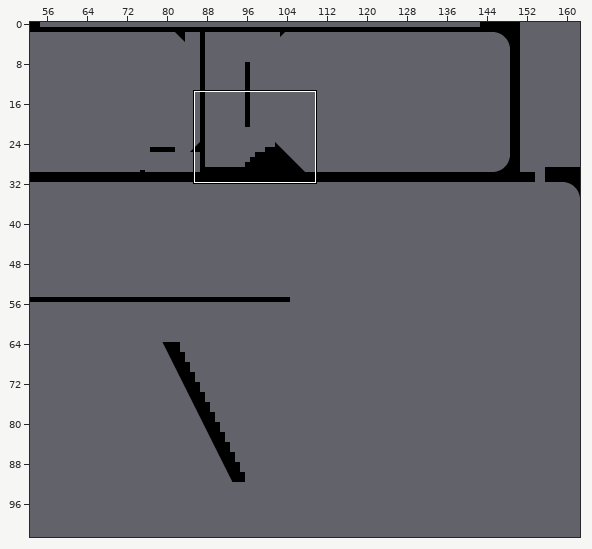
One commit to this Tiled map (JSON): app/assets/map/ceiling-test.json. Above: a wide view before the commit, with the close-up outlined.
Close-up. First the earlier version:
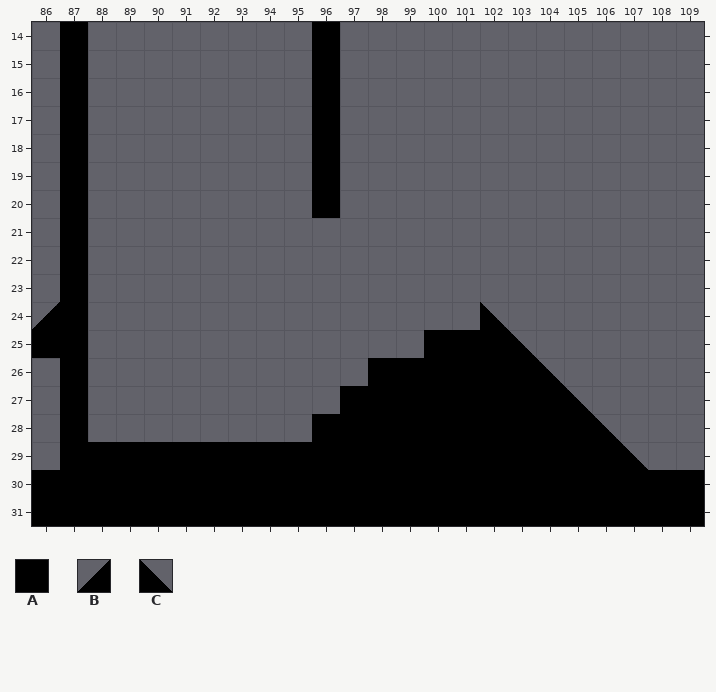
Cells are 32x32 px. Shown: x 86..109, y 14..31. The commit also changed other parts of the map, which this record leaves out.
Key: from "shapes": A 1, B 68, C 90.
_ is an empty cell.
Objects are placed by their top-left corner, in cells (3,4 is the top-left corner of cell 3,4); size is 1x1 cell unless given.
Layers that did not change in this view are not listed.
Layer "Collision 0" before, first column x 86:
14 _A________A_____________
15 _A________A_____________
16 _A________A_____________
17 _A________A_____________
18 _A________A_____________
19 _A________A_____________
20 _A________A_____________
21 _A______________________
22 _A______________________
23 _A______________________
24 BA______________C_______
25 AA____________AAAC______
26 _A__________AAAAAAC_____
27 _A_________AAAAAAAAC____
28 _A________AAAAAAAAAAC___
29 _AAAAAAAAAAAAAAAAAAAAC__
30 AAAAAAAAAAAAAAAAAAAAAAAA
31 AAAAAAAAAAAAAAAAAAAAAAAA
After the commit:
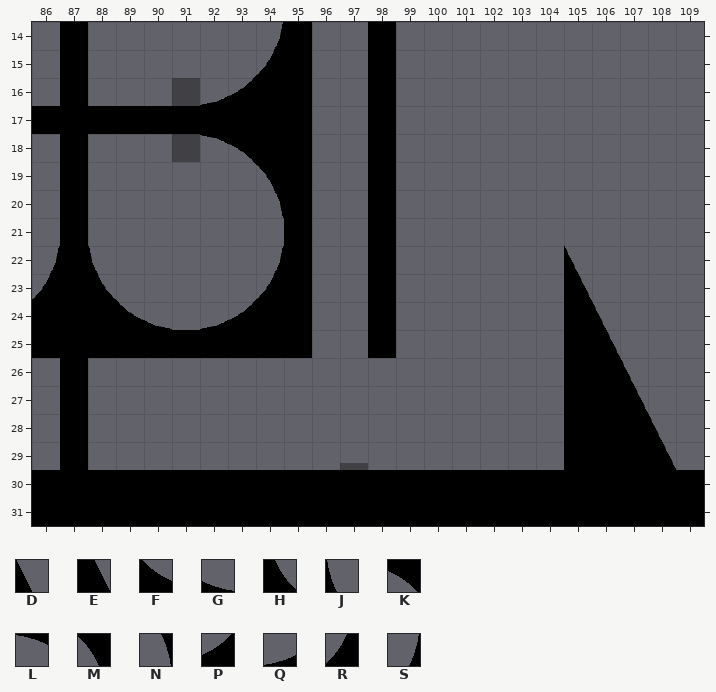
Further tiles: from "shapes": D 5, E 6, F 10, G 11, H 12, J 13, K 54, L 55, M 56, N 57, P 76, Q 77, R 78, S 79.
Tiles of an added or newly shown layer are drawn over the layers below it.
What changed:
layer "objects" opacity 100% -> 35%
Layer "objects":
added: A "layer-switch" at 91,16 size 1x1.2
added: A "layer-switch" at 91,17.8 size 1x1.2
added: A "spring" at 97,29.8 size 1x0.2
Layer "Collision 0":
y 14..20: x 96 A -> _; x 98 _ -> A
y 21: x 98 _ -> A
y 22: x 98 _ -> A; x 105 _ -> D
y 23: x 98 _ -> A; x 105 _ -> E
y 24: x 86 B -> _; x 98 _ -> A; x 102 C -> _; x 105..106 __ -> AD
y 25: x 98 _ -> A; x 100..103 AAAC -> ____; x 105..106 __ -> AE
y 26: x 98..107 AAAAAAC___ -> _______AAD
y 27: x 97..107 AAAAAAAAC__ -> ________AAE
y 28: x 96..104 AAAAAAAAA -> _________; x 106..108 C__ -> AAD
y 29: x 88..104 AAAAAAAAAAAAAAAAA -> _________________; x 107..108 C_ -> AE
Layer "Collision 1" (added):
y 17: x 86 _ -> A; x 88..90 ___ -> AAA
Layer "Collision 2" (added):
y 14: x 94..95 __ -> SA
y 15: x 94..95 __ -> RA
y 16: x 92..95 ____ -> QPAA
y 17: x 91..95 _____ -> AAAAA
y 18: x 92..95 ____ -> LKAA
y 19: x 94..95 __ -> MA
y 20: x 94..95 __ -> NA
y 21: x 95 _ -> A
y 22: x 86 _ -> S; x 88 _ -> J; x 94..95 __ -> SA
y 23: x 86 _ -> R; x 88 _ -> H; x 94..95 __ -> RA
y 24: x 86 _ -> A; x 88..90 ___ -> AFG; x 92..95 ____ -> QPAA
y 25: x 88..95 ________ -> AAAAAAAA
